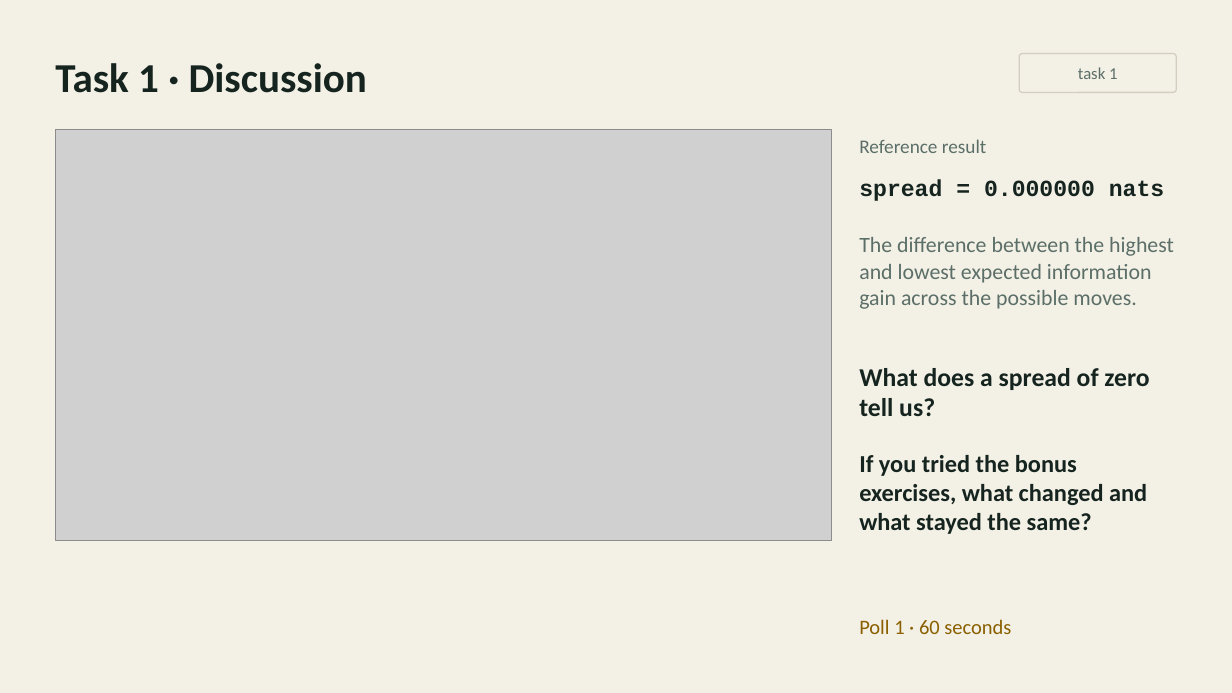
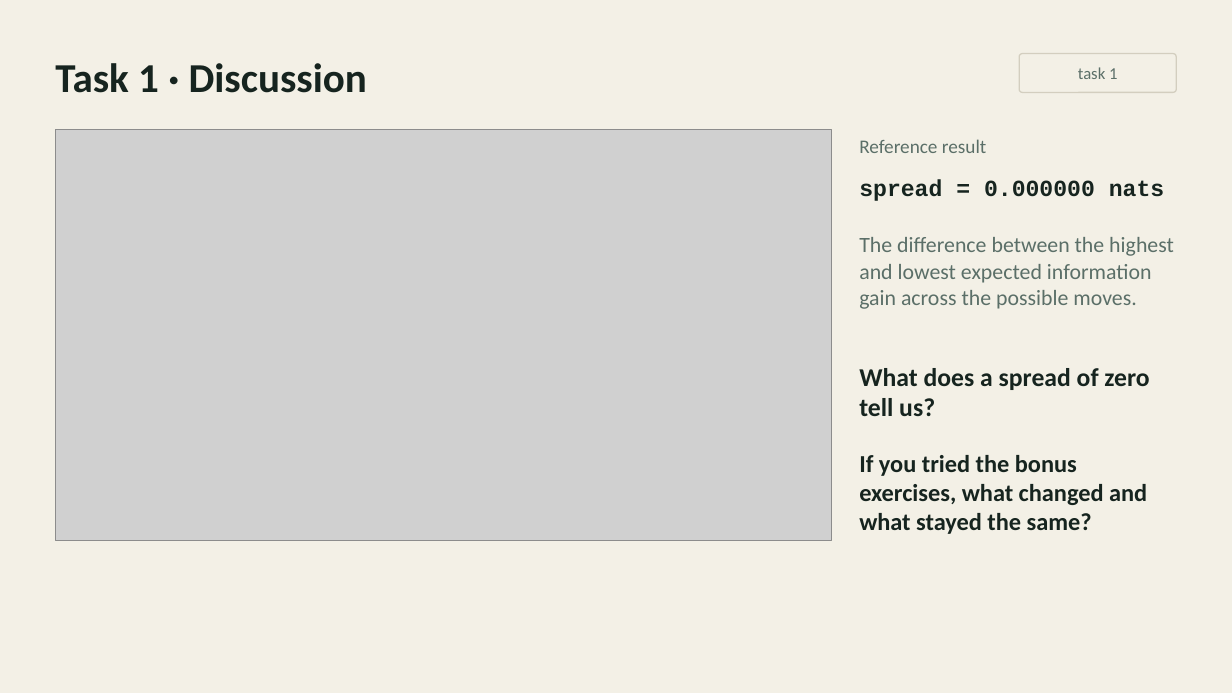
Before and after one commit to inferogenesis/cpomdp-workshop, a slide deck: slide 9 of deck/cpomdp_symposium_2026.pptx. Drawn at 1232x693 pixels with LibreOffice and Linux fonts; fonts in the diff are those of the drawing; grey boxes stand for pictures. Boxes give left, top, right and bottom in pixels: in the first picture for what was removed or moved away, otherwise in the second. Text is boxed around its words. In the diff, an @@ line names an element or a change of style, - is before the commit and + after.

```diff
--- a/deck/cpomdp_symposium_2026.pptx
+++ b/deck/cpomdp_symposium_2026.pptx
@@ text removed at <box>859,619,1011,634</box> @@
-Poll 1 · 60 seconds
```
Also in this commit, not shown: 5 other slides changed, 2 slides added, 1 slide removed, 14 other files.
